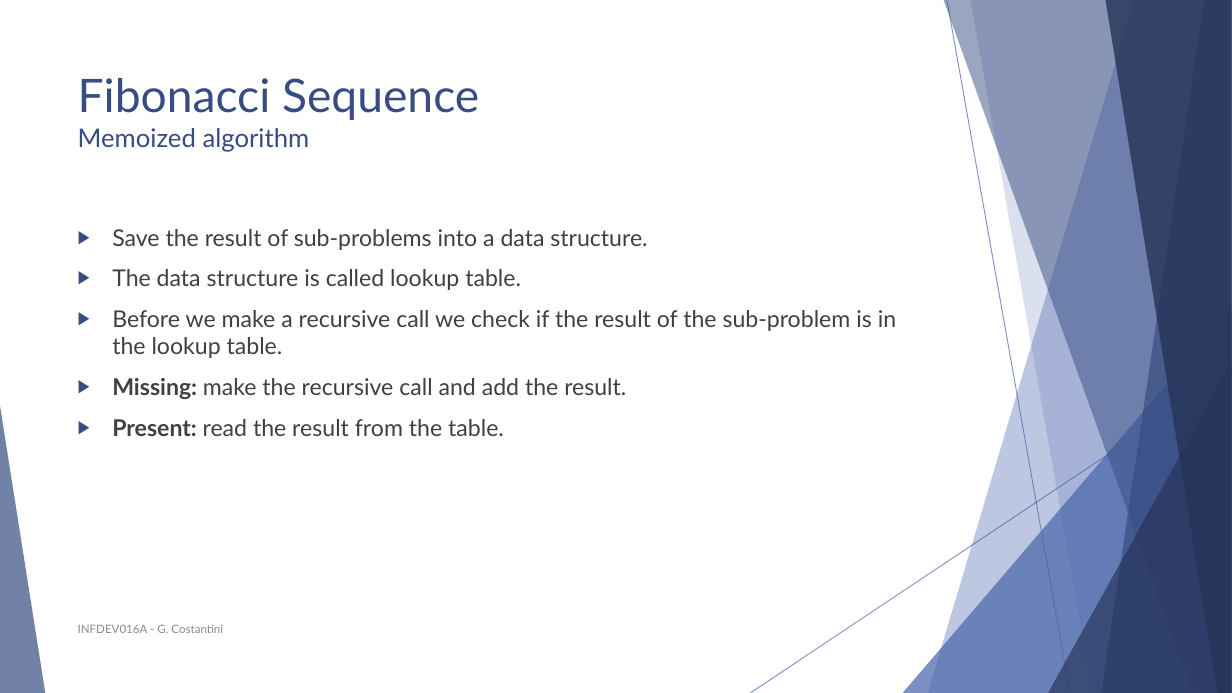
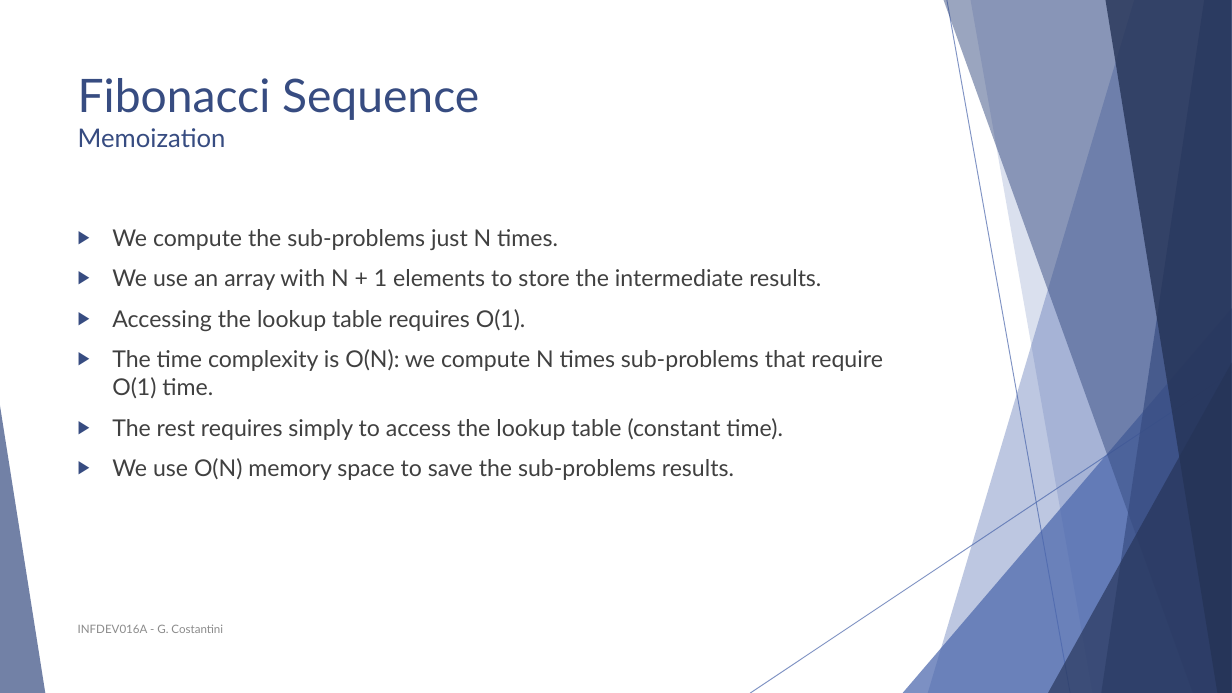
Before and after one commit to polyanos/INFDEV01-6A, a slide deck: slide 10 of Slides/Week 7 - Dynamic Programming, Floyd Warshall.pptx (slide 9 before the commit). Drawn at 1232x693 pixels with LibreOffice and Linux fonts; fonts in the diff are those of the drawing. Boxes give left, top, right and bottom in pixels: in the first picture for what was removed or moved away, otherwise in the second. Text is boxed around its words. In the diff, an @@ line names an element or a change of style, - is before the commit and + after.

Commit message:
Added memoization and bottom up to week 7

```diff
--- a/Slides/Week 7 - Dynamic Programming, Floyd Warshall.pptx
+++ b/Slides/Week 7 - Dynamic Programming, Floyd Warshall.pptx
@@ title at box(78, 78, 479, 147): text changed @@
-Fibonacci Sequence
-Memoized algorithm
+Fibonacci Sequence
+Memoization
@@ text at box(112, 229, 883, 480): text changed @@
-▶ Save the result of sub-problems into a data structure.
-▶ The data structure is called lookup table.
-▶ Before we make a recursive call we check if the result of the sub-problem is in the lookup table.
-▶ Missing: make the recursive call and add the result.
-▶ Present: read the result from the table.
+▶ We compute the sub-problems just N times.
+▶ We use an array with N + 1 elements to store the intermediate results.
+▶ Accessing the lookup table requires O(1).
+▶ The time complexity is O(N): we compute N times sub-problems that require O(1) time.
+▶ The rest requires simply to access the lookup table (constant time).
+▶ We use O(N) memory space to save the sub-problems results.
```
Also in this commit, not shown: 2 other slides changed, 2 slides added.
